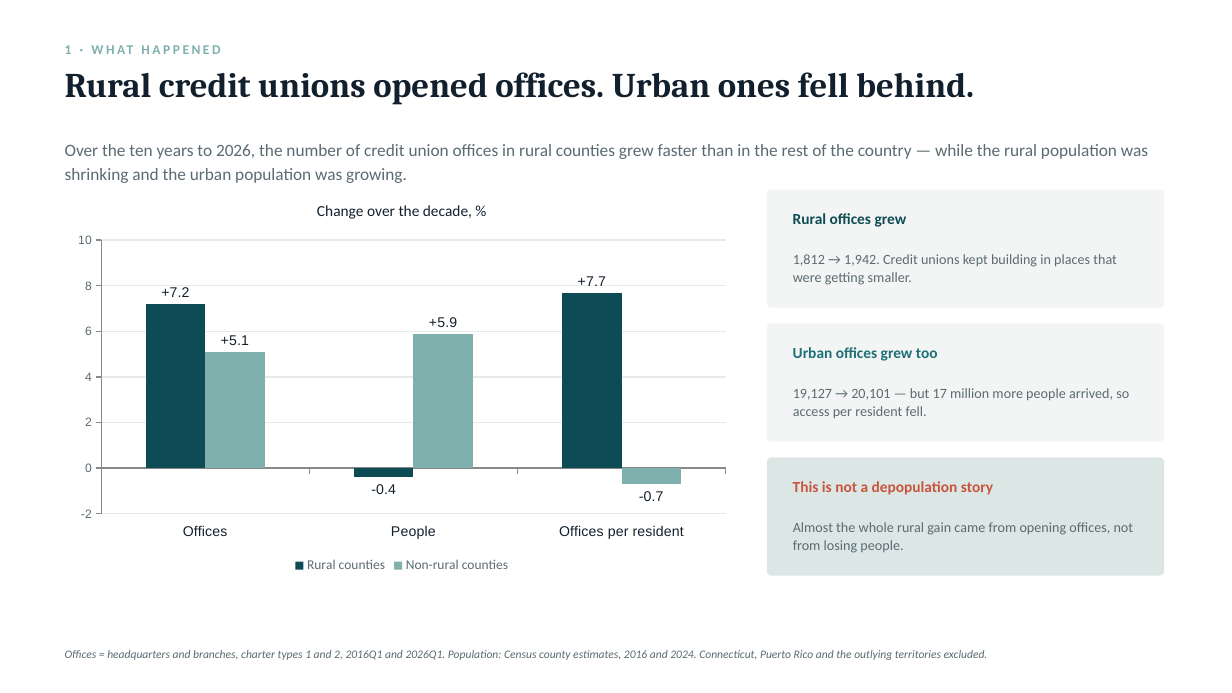
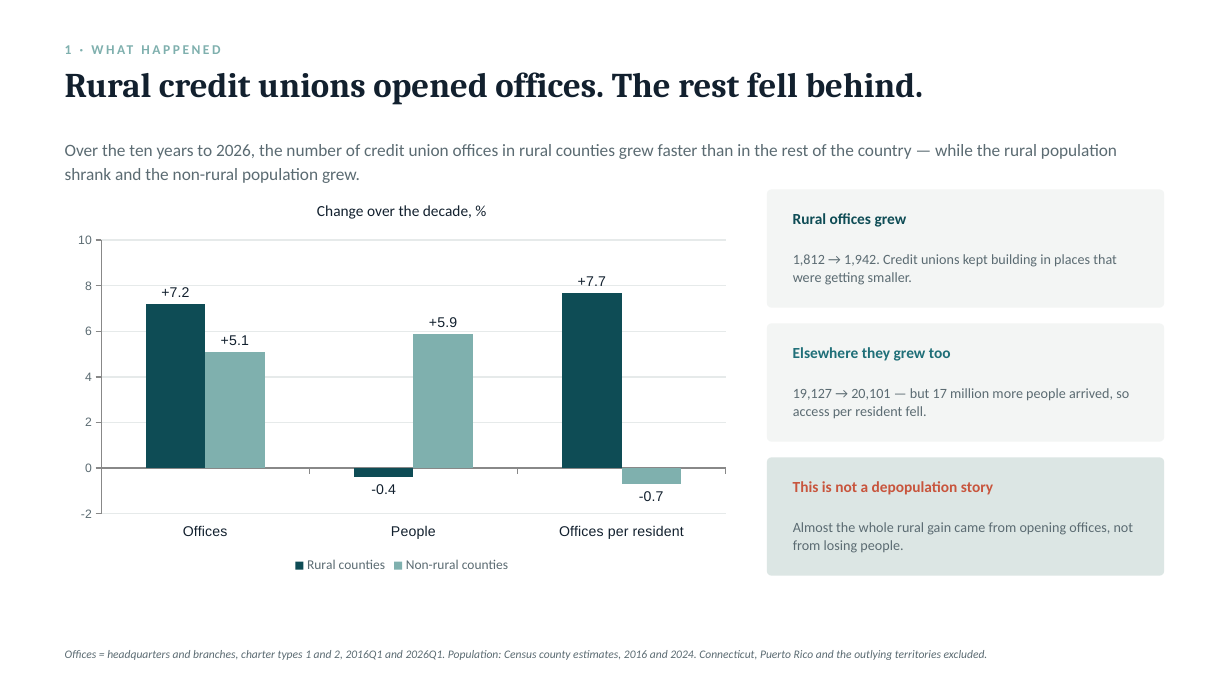
Before and after one commit to saurabhcdatta/Rural-Credit-Unions, a slide deck: slide 4 of Rural.pptx. Drawn at 1232x693 pixels with LibreOffice and Linux fonts; fonts in the diff are those of the drawing. Boxes give left, top, right and bottom in pixels: in the first picture for what was removed or moved away, otherwise in the second. Text is boxed around its words. In the diff, an @@ line names an element or a change of style, - is before the commit and + after.

```diff
--- a/Rural.pptx
+++ b/Rural.pptx
@@ text at bbox=[65, 72, 924, 105]: text changed @@
-Rural credit unions opened offices. Urban ones fell behind.
+Rural credit unions opened offices. The rest fell behind.
@@ text at bbox=[65, 144, 1117, 183]: text changed @@
-Over the ten years to 2026, the number of credit union offices in rural counties grew faster than in the rest of the country — while the rural population was shrinking and the urban population was growing.
+Over the ten years to 2026, the number of credit union offices in rural counties grew faster than in the rest of the country — while the rural population shrank and the non-rural population grew.
@@ text at bbox=[793, 347, 951, 361]: text changed @@
-Urban offices grew too
+Elsewhere they grew too
```
Also in this commit, not shown: 8 other slides changed.
